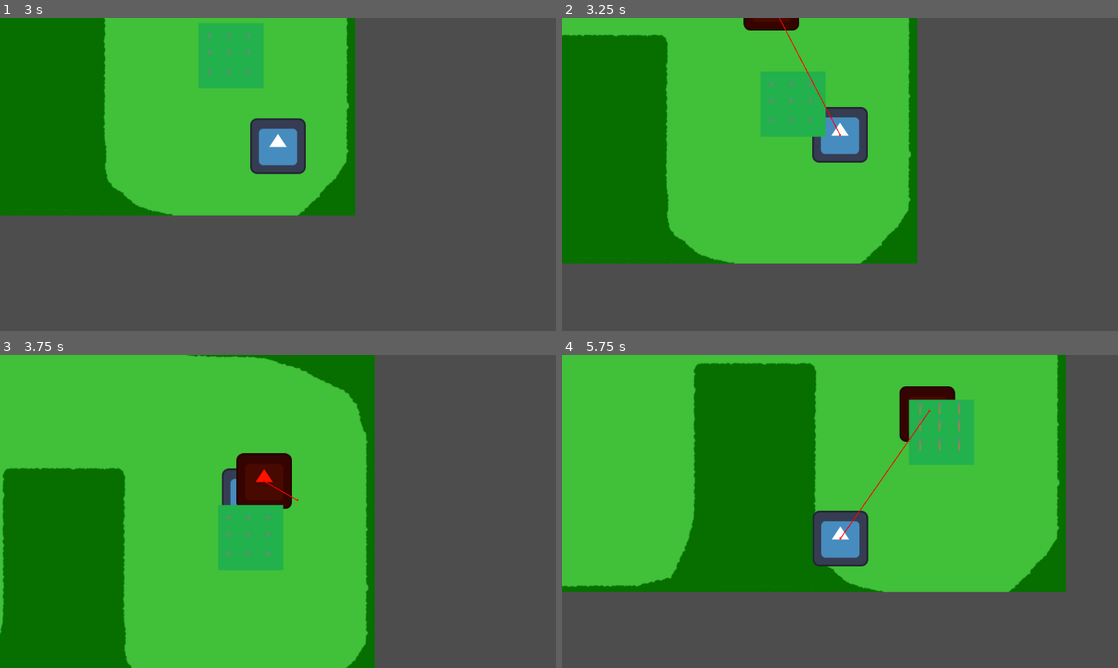
Above: before the commit, frames 1-4 (two rows, left to right).
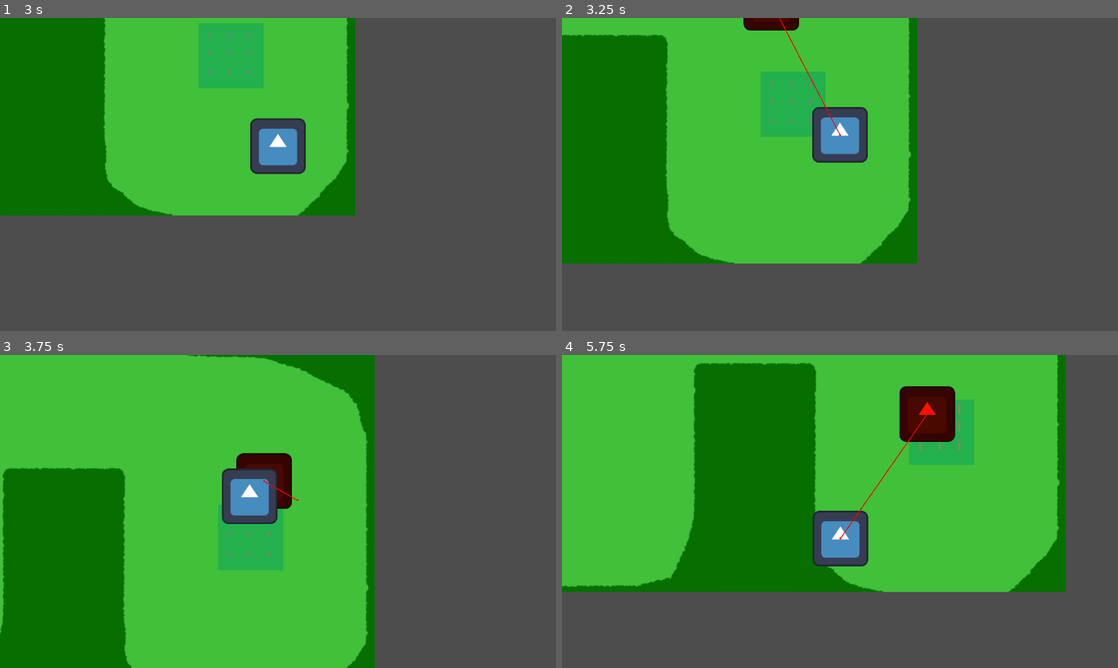
Above: after the commit, the same moments.

Repository: Studio-15/GoGogotJam2023
Game: Godot game, scene res://Levels/test_level.tscn
The game is run twice, just before and just after one commit, with the same random seed, the same clock (stepped at 60 frames per second) and the same inputs. The engine's default icon, where the game draws it, is replaced by a stand-in: a white triangle on a blue panel in a dark square.
Inputs:
- Up to frame 1 (3 s): tap Enter at 0.5 s; hold D (move_right) 0.53-1.28 s; hold S (move_down) 1.28-2.03 s; hold D (move_right) 2.03-2.78 s; tap Space at 2.75 s; hold W (move_up) from 2.78 s (still down)
- Up to frame 2 (3.25 s): keep holding W (move_up)
- Up to frame 3 (3.75 s): release W (move_up) at 3.53 s; hold A (move_left) from 3.53 s (still down)
- Up to frame 4 (5.75 s): release A (move_left) at 5.03 s; hold S (move_down) from 5.03 s (still down)

Frame 1 is identical in both runs. In frame 2, 0.2% of the frame differs, in the area x 45-48%, y 28-38%; in frame 3, 1.5%, in the area x 39-51%, y 36-54%; in frame 4, 1.1%.

Commit message:
feat: spike trap retraction and attack cd + z-index

Diff:
--- a/src/Abilities/SpikeTrap/SpikeTrap.gd
+++ b/src/Abilities/SpikeTrap/SpikeTrap.gd
@@ -1,18 +1,33 @@
 extends Node2D
 
 
-var spriteReady = load('res://Abilities/SpikeTrap/Spiketrap 1.png')
-var spriteActive = load('res://Abilities/SpikeTrap/Spiketrap 2.png')
-var damage = 5
+var spriteReady: CompressedTexture2D = load('res://Abilities/SpikeTrap/Spiketrap 1.png')
+var spriteActive: CompressedTexture2D = load('res://Abilities/SpikeTrap/Spiketrap 2.png')
+var damage: int = 5
+var is_ready: bool = true
 
 
 func _on_area_2d_body_entered(body: Node2D) -> void:
-	$Sprite2D.texture = spriteActive
-
-	$Retract.start()
-
-	body.take_damage(damage)
+	if is_ready:
+		attack(body)
 
 
-func _on_retract_timeout() -> void:
+func attack(enemy):
+	$Sprite2D.texture = spriteActive
+	$RetractCooldown.start()
+	enemy.take_damage(damage)
+	is_ready = false
+
+
+func _on_attack_cooldown_timeout() -> void:
+	is_ready = true
+
+	var enemies_in_attack_zone = $Area2D.get_overlapping_bodies()
+
+	for enemy in enemies_in_attack_zone:
+		attack(enemy)
+
+
+func _on_retract_cooldown_timeout() -> void:
+	$AttackCooldown.start()
 	$Sprite2D.texture = spriteReady
--- a/src/Abilities/SpikeTrap/spike_trap.tscn
+++ b/src/Abilities/SpikeTrap/spike_trap.tscn
@@ -7,6 +7,7 @@
 size = Vector2(30, 30)
 
 [node name="SpikeTrap" type="Node2D"]
+z_as_relative = false
 scale = Vector2(3, 3)
 script = ExtResource("1_1pqny")
 
@@ -20,8 +21,12 @@
 [node name="CollisionShape2D" type="CollisionShape2D" parent="Area2D"]
 shape = SubResource("RectangleShape2D_4a7tw")
 
-[node name="Retract" type="Timer" parent="."]
+[node name="RetractCooldown" type="Timer" parent="."]
+one_shot = true
+
+[node name="AttackCooldown" type="Timer" parent="."]
 one_shot = true
 
 [connection signal="body_entered" from="Area2D" to="." method="_on_area_2d_body_entered"]
-[connection signal="timeout" from="Retract" to="." method="_on_retract_timeout"]
+[connection signal="timeout" from="RetractCooldown" to="." method="_on_retract_cooldown_timeout"]
+[connection signal="timeout" from="AttackCooldown" to="." method="_on_attack_cooldown_timeout"]
--- a/src/Enemies/test_enemy.tscn
+++ b/src/Enemies/test_enemy.tscn
@@ -11,6 +11,7 @@
 radius = 400.0
 
 [node name="TestEnemy" type="CharacterBody2D" groups=["Enemy"]]
+z_index = 40
 collision_layer = 4
 script = ExtResource("1_jklcb")
 
--- a/src/Player/player.tscn
+++ b/src/Player/player.tscn
@@ -8,6 +8,7 @@
 size = Vector2(120, 116)
 
 [node name="Player" type="CharacterBody2D" groups=["Player"]]
+z_index = 50
 collision_layer = 2
 script = ExtResource("1_182ba")
 
